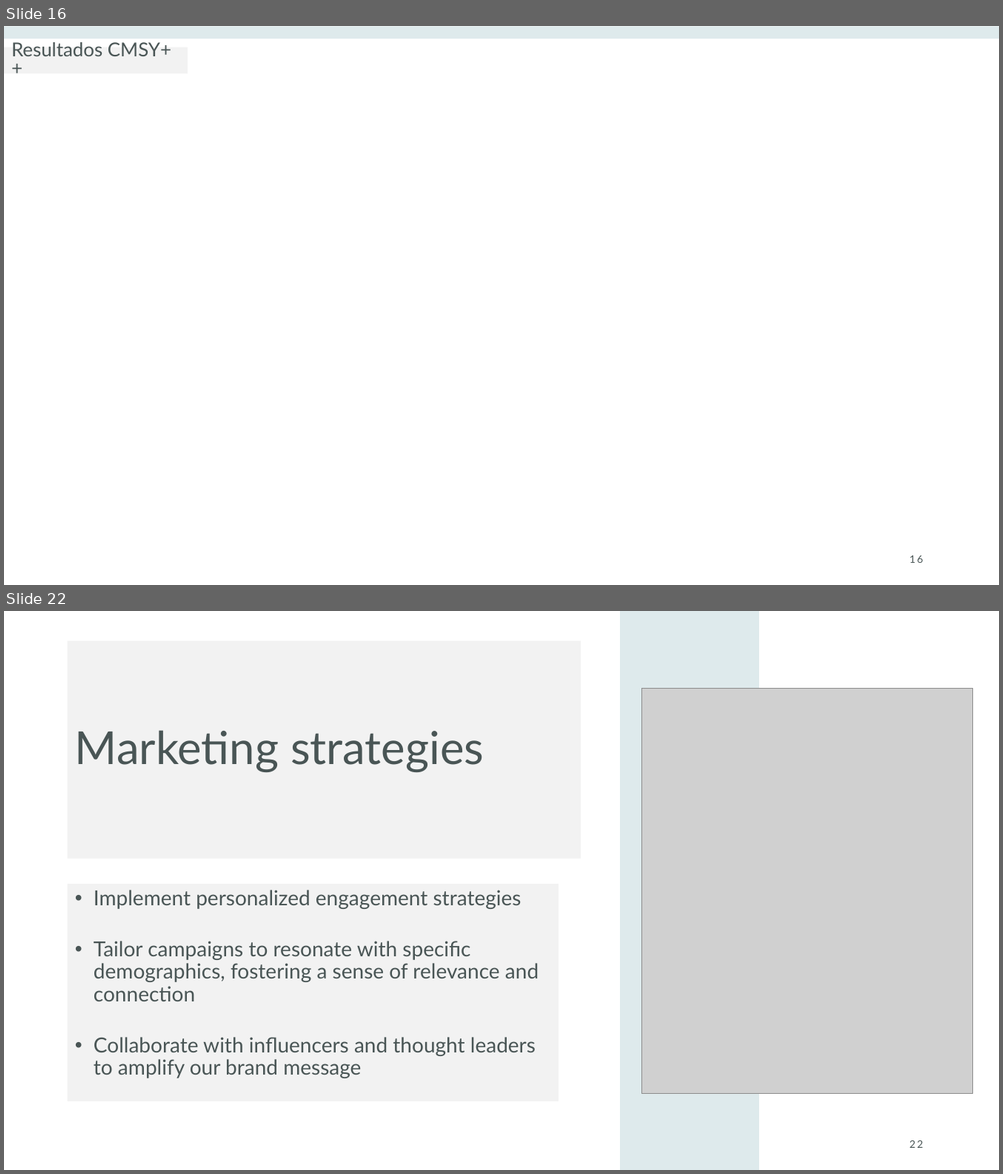
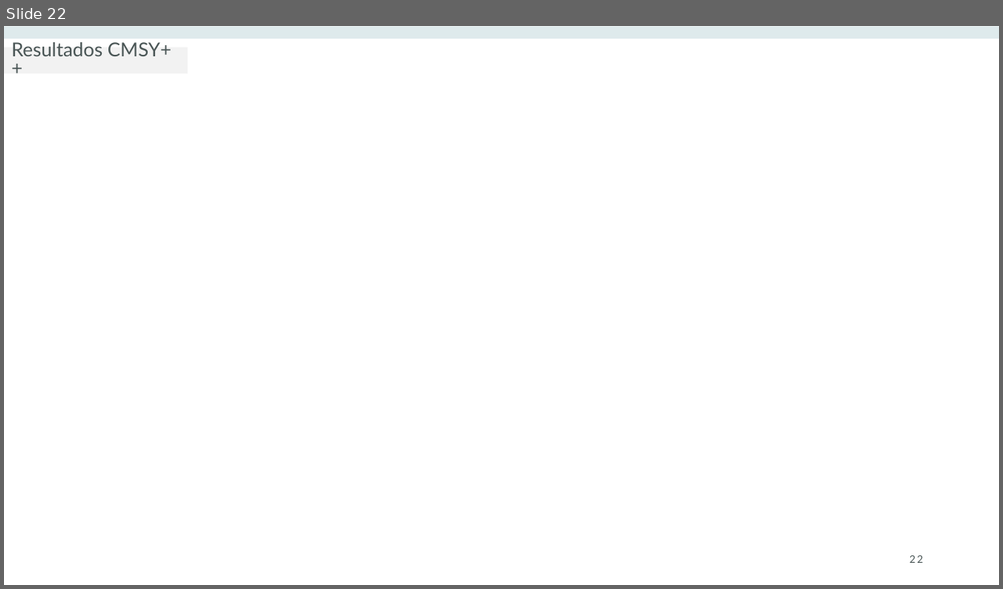
Before and after one commit to lucazsilva/Cabo-Verde---Stock-Assessment, a slide deck: Catch models/Avaliação da Cavala (Decapterus macarellus).pptx. Shown one above the other, each under a label of ours: slides 16 and 22 before the commit, slide 22 after it; the slides between them are not shown. The pictures are 1003x1174 and 1003x589 pixels, drawn with LibreOffice and Linux fonts; fonts in the diff are those of the drawing; grey boxes stand for pictures; background and template pictures are left out. Boxes give left, top, right and bottom in pixels: in the first picture for what was removed or moved away, otherwise in the second. Text is boxed around its words. In the diff, an @@ line names an element or a change of style, - is before the commit and + after.

```diff
--- a/Catch models/Avaliação da Cavala (Decapterus macarellus).pptx
+++ b/Catch models/Avaliação da Cavala (Decapterus macarellus).pptx
@@ slide 22 removed at [4,611,999,1170], background #FFFFFF @@
@@ rectangle removed at [620,611,758,1170] @@
@@ title removed at [68,641,580,859] @@
-Marketing strategies
@@ picture removed at [642,689,973,1093] @@
@@ text removed at [68,884,558,1102] @@
-• Implement personalized engagement strategies
-• Tailor campaigns to resonate with specific demographics, fostering a sense of relevance and connection
-• Collaborate with influencers and thought leaders to amplify our brand message
@@ page number removed at [909,1141,922,1148] @@
-22
@@ what was slide 16 is now slide 22 @@
@@ page number at [909,556,922,563]: text changed @@
-16
+22
```
Also in this commit, not shown: 7 slides changed, 10 slides added, 11 other slides removed, 2 other files.
